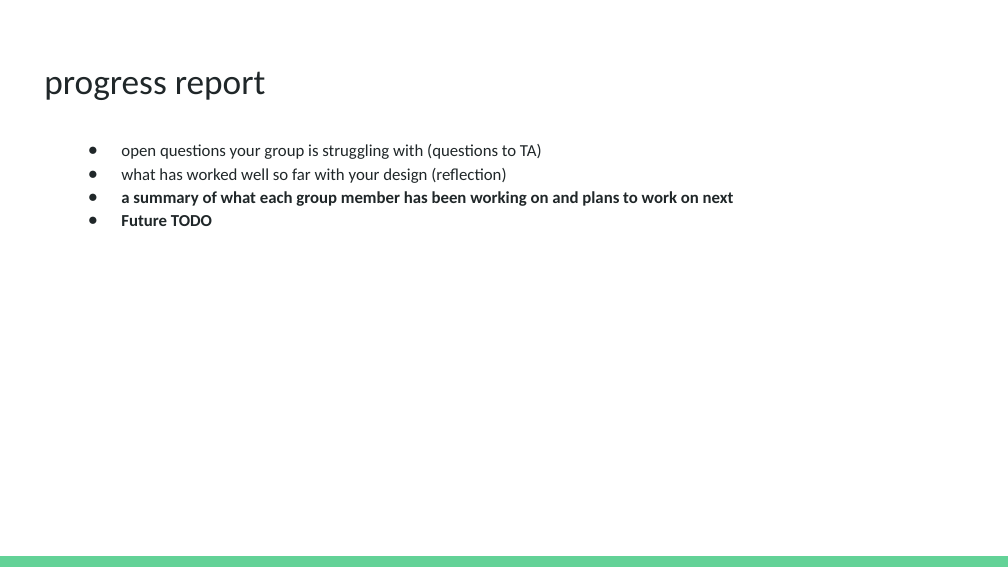
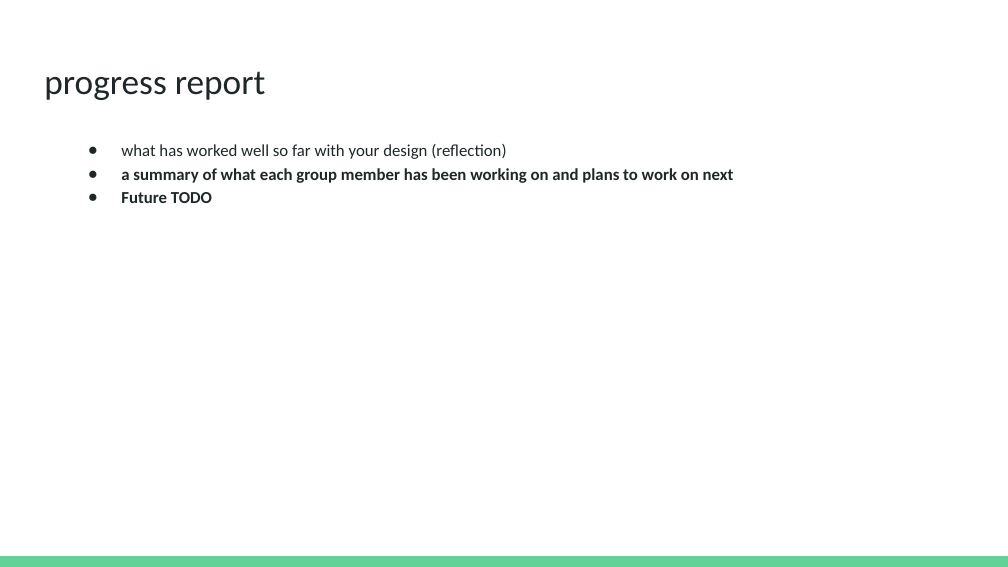
Before and after one commit to CSC207-UofT/course-project-bugwatcher_group036, a slide deck: slide 12 of phase2/207 phase 2.pptx. Drawn at 1008x567 pixels with LibreOffice and Linux fonts; fonts in the diff are those of the drawing. Boxes give left, top, right and bottom in pixels: in the first picture for what was removed or moved away, otherwise in the second. Text is boxed around its words. In the diff, an @@ line names an element or a change of style, - is before the commit and + after.

Commit message:
slide change and pdf change

```diff
--- a/phase2/207 phase 2.pptx
+++ b/phase2/207 phase 2.pptx
@@ text at (121, 144, 542, 159): paragraph removed @@
-● open questions your group is struggling with (questions to TA)
```
Also in this commit, not shown: 4 other slides changed, 1 other file.
